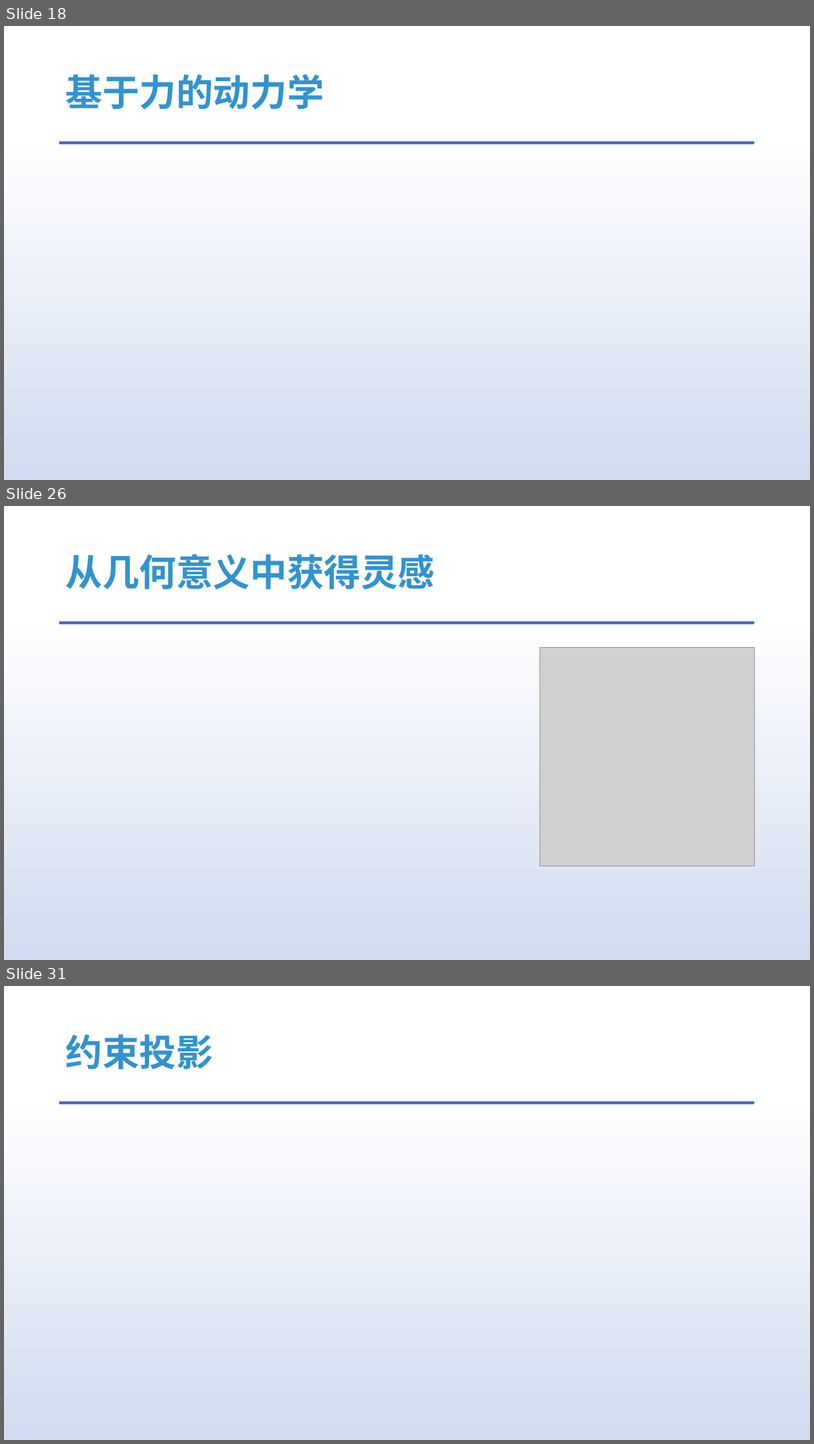
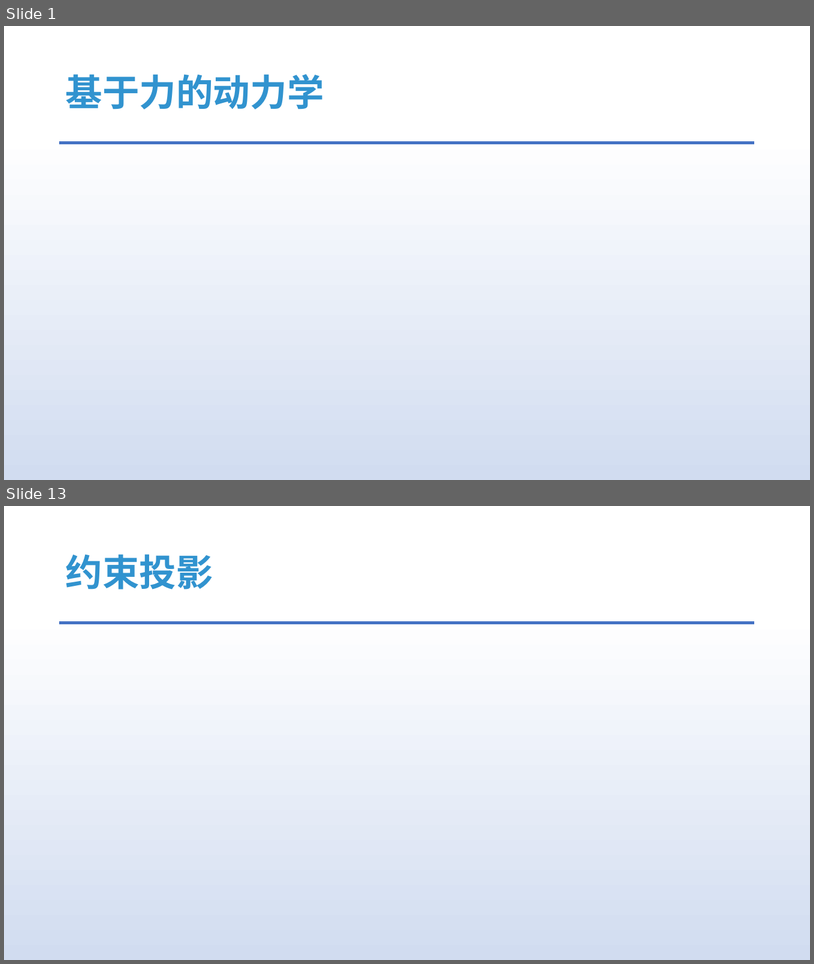
Before and after one commit to answerear/UnityFluid, a slide deck: doc/流体模拟入门分享-Part II.pptx. Shown one above the other, each under a label of ours: slides 18, 26 and 31 before the commit, slides 1 and 13 after it; the slides between them are not shown. The pictures are 814x1444 and 814x964 pixels, drawn with LibreOffice and Linux fonts; fonts in the diff are those of the drawing; grey boxes stand for pictures. Boxes give left, top, right and bottom in pixels: in the first picture for what was removed or moved away, otherwise in the second. Text is boxed around its words. In the diff, an @@ line names an element or a change of style, - is before the commit and + after.

```diff
--- a/doc/流体模拟入门分享-Part II.pptx
+++ b/doc/流体模拟入门分享-Part II.pptx
@@ slide 26 removed at (x1=4, y1=506, x2=810, y2=960), background gradient #FFFFFF to #D1DCF0 to #DAE3F3 to #ABC0E4 to #BECEEA to #C7D5ED; not listed: 1 template element that a slide beside it also shows @@
@@ title removed at (x1=65, y1=554, x2=435, y2=589) @@
-从几何意义中获得灵感
@@ picture removed at (x1=540, y1=647, x2=755, y2=865) @@
@@ what was slide 18 is now slide 1 @@
@@ what was slide 31 is now slide 13 @@
```
Also in this commit, not shown: 7 slides changed, 5 slides added, 23 other slides removed, 1 other file.
